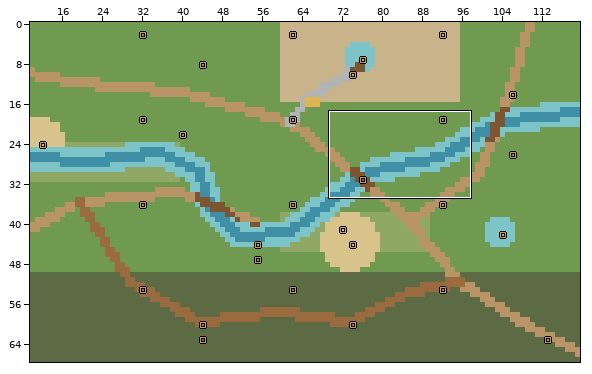
Two versions of a level (LDtk project, art/source/world/hearthwild.ldtk). Above: a wide view before the commit, with the close-up outlined.
Close-up. The starting point:
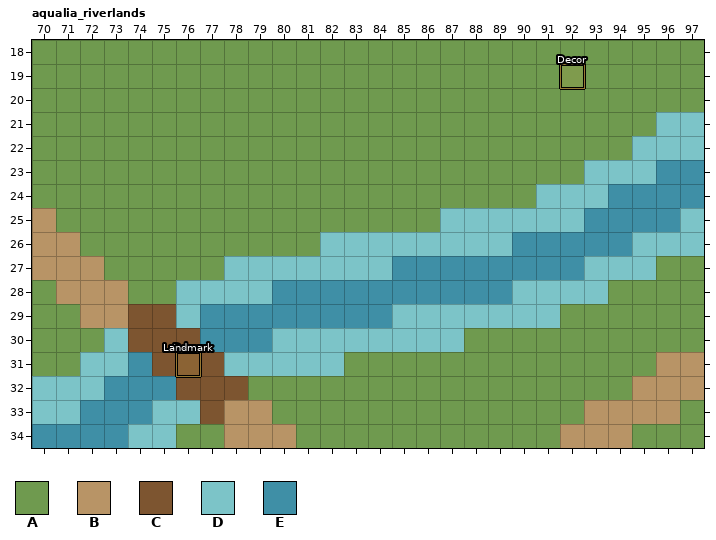
Cells are 32x32 px. Shown: aqualia_riverlands x 70..97, y 18..34. The commit also changed other parts of the map, which this record leaves out.
Key: from "ground": A 1 "grass"; from "paths": B 1 "dirt_path", C 4 "bridge"; from "water": D 1 "fresh_shallow", E 2 "fresh_deep".
_ is an empty cell, # one hidden under a higher layer.
Objects are placed by their top-left corner, in cells (3,4 is the top-left corner of cell 3,4); size is 1x1 cell unless given.
Layers that did not change in this view are not listed.
Layer "ground" before, first column x 70:
18 AAAAAAAAAAAAAAAAAAAAAAAAAAAA
19 AAAAAAAAAAAAAAAAAAAAAAAAAAAA
20 AAAAAAAAAAAAAAAAAAAAAAAAAAAA
21 AAAAAAAAAAAAAAAAAAAAAAAAAA##
22 AAAAAAAAAAAAAAAAAAAAAAAAA###
23 AAAAAAAAAAAAAAAAAAAAAAA#####
24 AAAAAAAAAAAAAAAAAAAAA#######
25 #AAAAAAAAAAAAAAAA###########
26 ##AAAAAAAAAA################
27 ###AAAAA##################AA
28 A###AA##################AAAA
29 AA####################AAAAAA
30 AAA###############AAAAAAAAAA
31 AA###########AAAAAAAAAAAAA##
32 #########AAAAAAAAAAAAAAAA###
33 ##########AAAAAAAAAAAAA####A
34 ######AA###AAAAAAAAAAA###AAA
Layer "water" before, first column x 70:
18 ____________________________
19 ____________________________
20 ____________________________
21 __________________________DD
22 _________________________DDD
23 _______________________DDDEE
24 _____________________DDDEEEE
25 _________________DDDDDDEEEED
26 ____________DDDDDDDDEEEEEDDD
27 ________DDDDDDDEEEEEEEEDDD__
28 ______DDDDEEEEEEEEEEDDDD____
29 ____##DEEEEEEEEDDDDDDD______
30 ___D###EEEDDDDDDDD__________
31 __DDE###DDDDD_______________
32 DDDEEE###___________________
33 DDEEEDD#____________________
34 EEEEDD______________________
Layer "paths" before, first column x 70:
18 ____________________________
19 ____________________________
20 ____________________________
21 ____________________________
22 ____________________________
23 ____________________________
24 ____________________________
25 B___________________________
26 BB__________________________
27 BBB_________________________
28 _BBB________________________
29 __BBCC______________________
30 ____CCC_____________________
31 _____CCC__________________BB
32 ______CCC________________BBB
33 _______CBB_____________BBBB_
34 ________BBB___________BBB___
Objects on layer "decoration" before:
"Decor" rectangle at 76,31
"Decor" rectangle at 92,19
After:
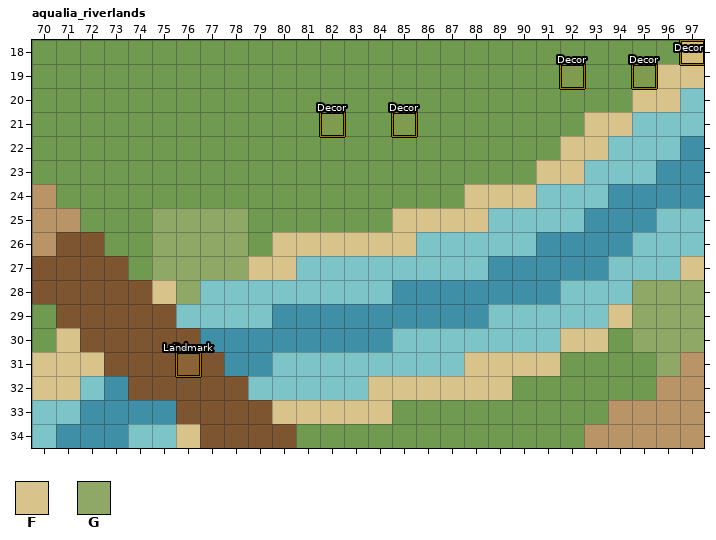
Further tiles: from "ground": F 3 "sand", G 6 "reedbed".
Diff:
Changed rows in their new state; . is an unchanged cell.
Layer "ground":
first column x 70:
18 ...........................F
19 ..........................FF
20 .........................FF#
21 .......................FF#..
22 ......................FF#...
23 .....................FF.....
24 ..................FFF.......
25 .....GGGG......FFFF.........
26 .....GGGG.FFFFFF............
27 .....GGGGFF...............#F
28 ....#FG.................#GGG
29 ......................##FGGG
30 .F#...............####FF.GGG
31 FFF..........#####FFFF....G.
32 FF.......#####FFFFFF........
33 ..........FFFFF.............
34 ......F#....................
Layer "water":
first column x 70:
20 ...........................D
21 .........................D..
22 ........................D..E
25 .................__.......D.
26 ............____....D.......
27 ........___....DDDD....E..D.
28 ......_...DDDDD.....EE..D...
29 .......DDD.....EEEE...DD....
30 ..._......EEEEE...DDDD......
31 .._.#...EE...DDDDD..........
32 __.......DDDDD..............
33 .....E......................
34 D...........................
Layer "paths":
first column x 70:
24 B...........................
25 .B..........................
26 .CC.........................
27 CCCC........................
28 CCCCC.......................
29 .CCC........................
30 ..CC........................
31 ...CC....................._.
32 ....CC..................._..
33 ......C.CC............._...B
34 .......CCCC..........._..BBB
Layer "decoration":
added: "Decor" rectangle at 82,21
added: "Decor" rectangle at 85,21
added: "Decor" rectangle at 97,18
added: "Decor" rectangle at 95,19
